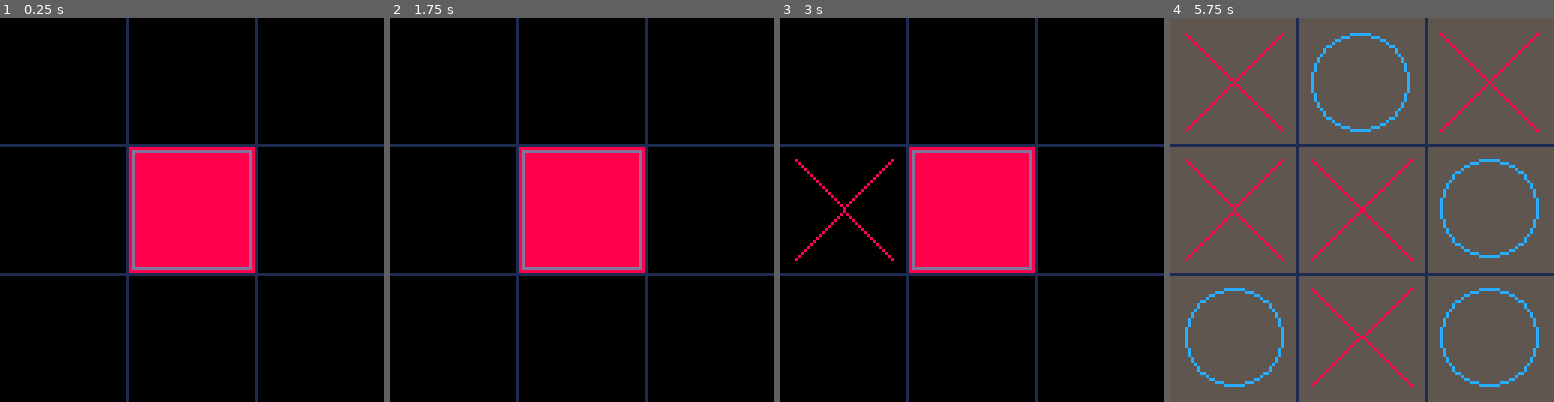
Above: before the commit, frames 1-4 (left to right).
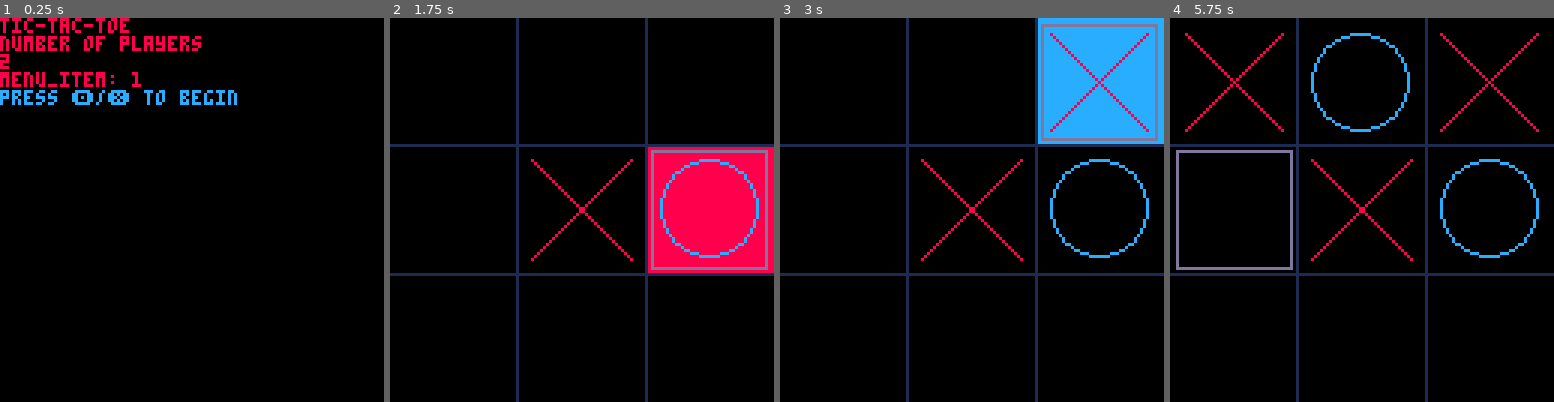
Above: after the commit, the same moments.

Repository: TarkanAl-Kazily/game-jams
Game: PICO-8 cartridge other/tic_tac_toe.p8
The game is run twice, just before and just after one commit, with the same random seed, the same clock (stepped at 60 frames per second) and the same inputs.
Inputs:
- Up to frame 1 (0.25 s): no input
- Up to frame 2 (1.75 s): tap X (X key) at 0.33, 1.07 s; tap O (Z key) at 0.7, 1.7 s; hold Right from 1.6 s (still down)
- Up to frame 3 (3 s): tap X (X key) at 1.85, 2.97 s; release Right at 2.1 s; tap O (Z key) at 2.1, 2.5, 2.9 s; hold Up 2.15-2.42 s; hold Right from 2.47 s (still down)
- Up to frame 4 (5.75 s): release Right at 3.03 s; hold Left 3.08-3.58 s; tap O (Z key) every 0.4 s from 3.3 to 5.7 s; hold Down 3.63-3.97 s; hold Right 4.02-4.68 s; tap X (X key) at 4.08, 5.2 s; hold Up 4.73-5.03 s; hold Left 5.08-5.68 s; hold Down from 5.73 s (still down)

The runs differ from the first frame. In frame 1, 17% of the frame differs, in the area x 0-100%, y 0-100%; in frame 2, 21%; in frame 3, 22%; in frame 4, 95%.

Commit message:
Added wip menu to set settings and begin the game

Diff:
--- a/other/tic_tac_toe.p8
+++ b/other/tic_tac_toe.p8
@@ -4,41 +4,101 @@
 -- tic-tac-toe
 -- by tarkan al-kazily
 
--- constants
-div=128/3
-
--- flat 3x3 board
-board = {}
-winner = 0
-winning_moves = nil
-
--- ai settings
-ai_delay = 30
-ai = 2
-
 function _init()
+  menu = {update=menu_update, draw=menu_draw}
+  game = {update=game_update, draw=game_draw}
+
+  state = menu
+
+  -- constants
+  div=128/3
+
+  -- menu modes
+  menu_item = 1
+
+  -- flat 3x3 board
+  board = {}
+  winner = 0
+  winning_moves = nil
+
+  -- ai settings
+  ai_delay = 30
+  ai = 0
+  ai_mode = 1
+  ai_modes = {
+    {ai_random, "random"},
+    {ai_negamax, "negamax"},
+    {ai_alpha_beta, "alpha beta"},
+  }
+end
+
+function _update60()
+  state.update()
+end
+
+function _draw()
+  state.draw()
+end
+
+function menu_update()
+  if (menu_item == 1) then
+    if (btnp(0)) ai = mid(0, ai + 1, 2)
+    if (btnp(1)) ai = mid(0, ai - 1, 2)
+  elseif (menu_item == 2) then
+    if (btnp(0)) ai_mode = mid(1, ai_mode - 1, #ai_modes)
+    if (btnp(1)) ai_mode = mid(1, ai_mode + 1, #ai_modes)
+  end
+
+  if (btnp(2)) menu_item = mid(1, menu_item - 1, ai > 0 and 2 or 1)
+  if (btnp(3)) menu_item = mid(1, menu_item + 1, ai > 0 and 2 or 1)
+
+  -- transition to game
+  if btnp(4) or btnp(5) then
+    game_init()
+    state = game
+  end
+end
+
+function menu_draw()
+  cls(0)
+  print("tic-tac-toe", 8)
+
+  print("number of players")
+  print(2 - ai)
+
+  if ai > 0 then
+    print("ai type")
+    print(ai_modes[ai_mode][2])
+  end
+
+  print("menu_item: "..menu_item)
+
+  print("press 🅾️/❎ to begin", 12)
+end
+
+-->8
+function game_init()
 	board = new_board()
-  ai_mode = ai_alpha_beta
-end
-
-function _update60()
+end
+
+function game_update()
   if ai < 2 then
     board = update_player(board)
     winner, winning_moves = evaluate_board(board)
   end
-  if ai == 2 then
+  if winner == 0 and ai == 2 then
     if (t % ai_delay) == 1 then
-      board = ai_mode(board, 1)
+      board = ai_modes[ai_mode][1](board, 1)
       winner, winning_moves = evaluate_board(board)
     elseif (t % ai_delay) == 1 + (ai_delay \ 2) then
-      board = ai_mode(board, 2)
+      board = ai_modes[ai_mode][1](board, 2)
       winner, winning_moves = evaluate_board(board)
     end
   end
   t += 1
 end
 
-function _draw()
+function game_draw()
   cls(0)
   if winner == 0 then
     draw_player()
@@ -129,7 +189,7 @@
       new_b = make_move(b, move, player_id)
       winner, winning_moves = evaluate_board(new_b)
       if winner == 0 and ai == 1 then
-        new_b = ai_mode(new_b, player_id % 2 + 1)
+        new_b = ai_modes[ai_mode][1](new_b, player_id % 2 + 1)
       else
         player_id = player_id % 2 + 1
       end
